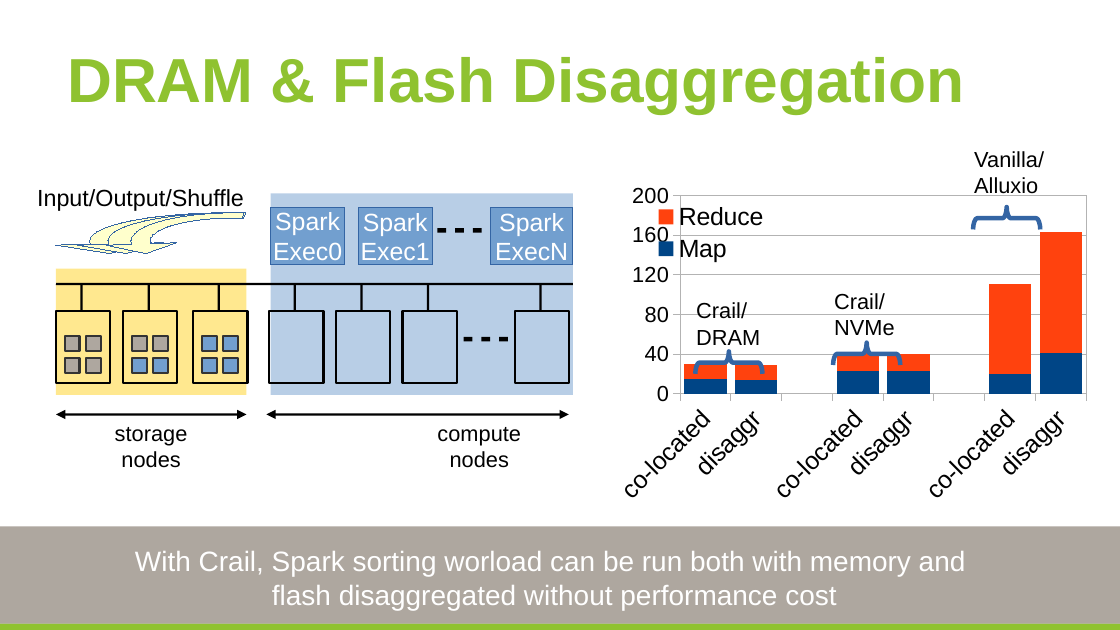
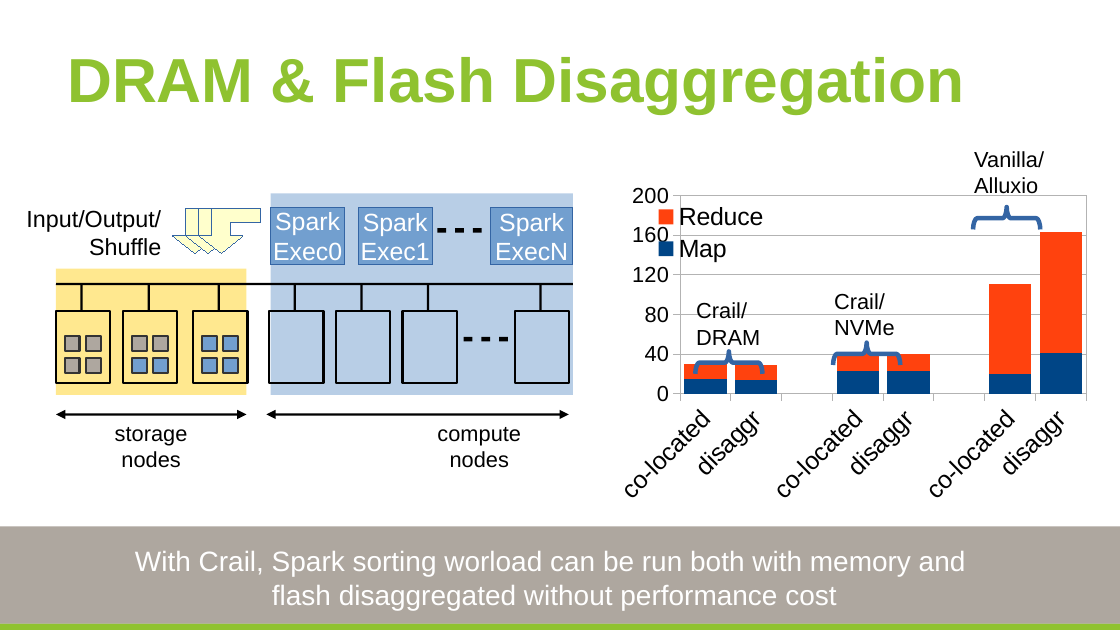
Before and after one commit to huangyibo/spark-summit-17, a slide deck: slide 27 of template.odp. Drawn at 1120x630 pixels with LibreOffice and Linux fonts; fonts in the diff are those of the drawing; background and template pictures are left out. Boxes give left, top, right and bottom in pixels: in the first picture for what was removed or moved away, otherwise in the second. Text is boxed around its words. In the diff, an @@ line names an element or a change of style, - is before the commit and + after.

```diff
--- a/template.odp
+++ b/template.odp
@@ rotation 0 to 270 degrees; outline redrawn in 3 elements at <box>199,209,260,254</box>, <box>186,209,248,254</box>, <box>173,209,235,254</box> @@
@@ text at <box>26,210,161,256</box>: text changed @@
-Input/Output/Shuffle
+Input/Output/
+Shuffle
```
Also in this commit, not shown: 4 other slides changed, 1 other file.
